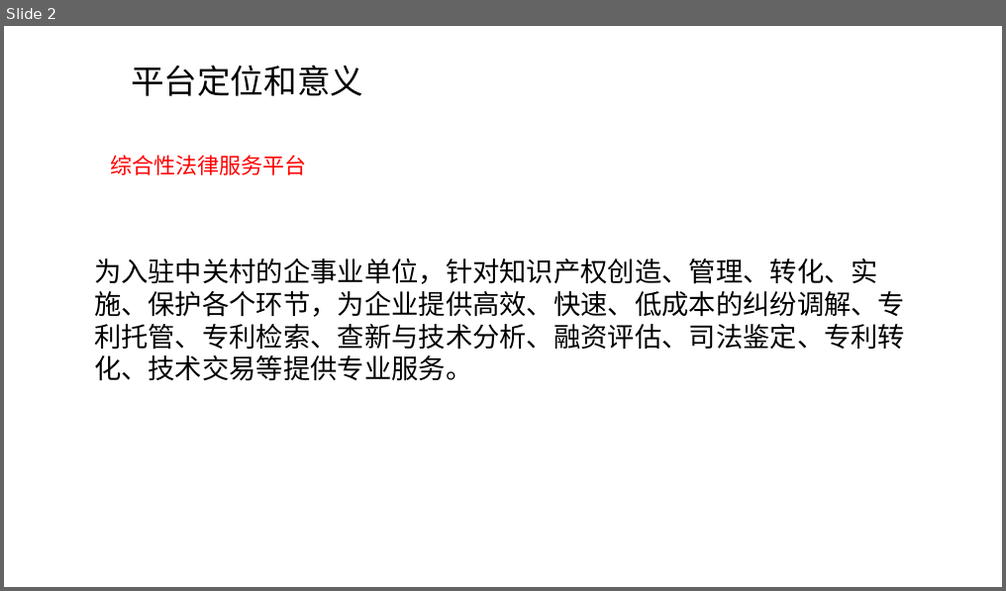
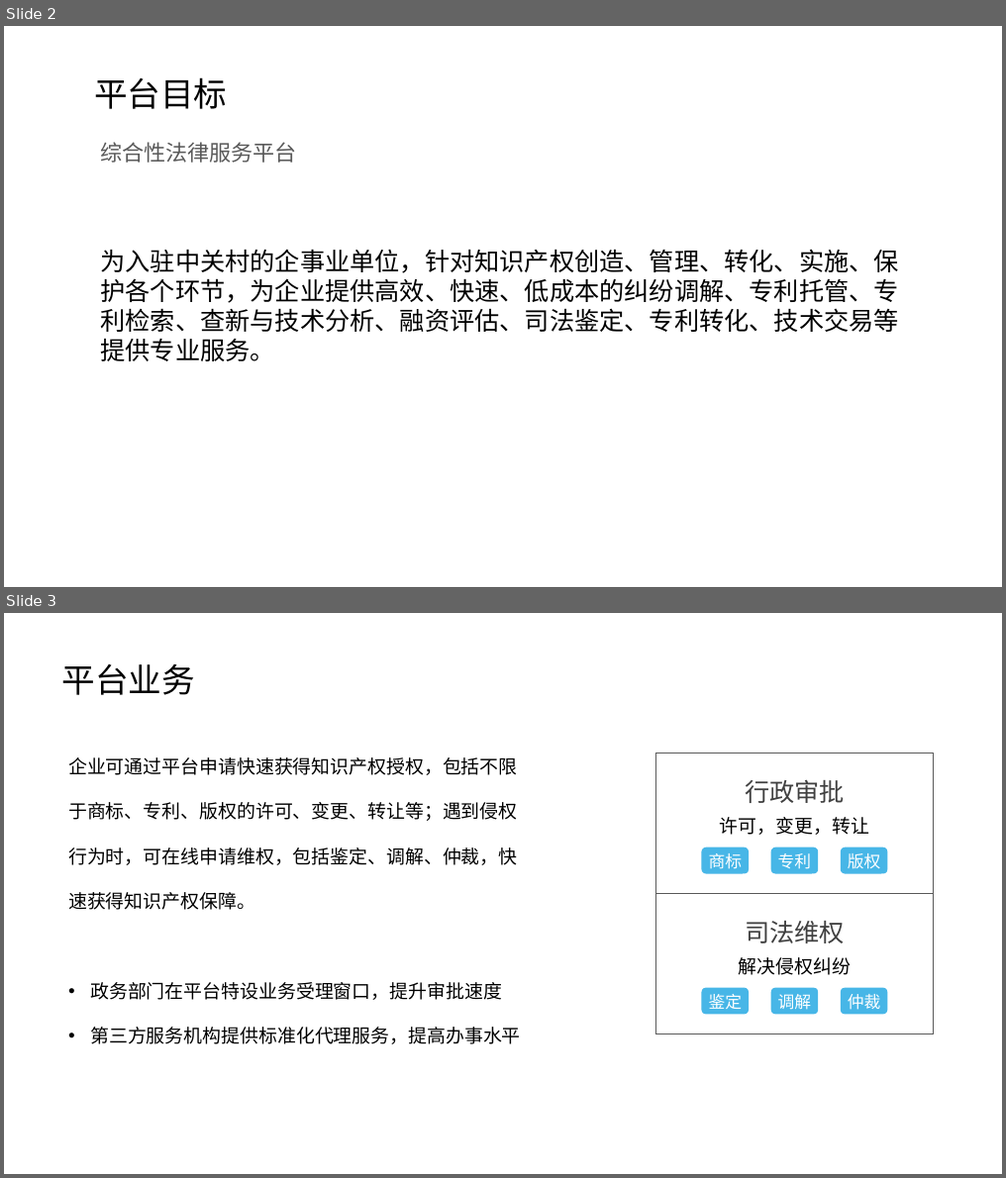
Before and after one commit to petite-chen/data, a slide deck: 资料/1.海知平台介绍.ppt. Shown one above the other, each under a label of ours: slide 2 before the commit, slides 2 and 3 after it. The pictures are 1006x591 and 1006x1178 pixels, drawn with LibreOffice and Linux fonts; fonts in the diff are those of the drawing. Boxes give left, top, right and bottom in pixels: in the first picture for what was removed or moved away, otherwise in the second. Text is boxed around its words. In the diff, an @@ line names an element or a change of style, - is before the commit and + after.

```diff
--- a/资料/1.海知平台介绍.ppt
+++ b/资料/1.海知平台介绍.ppt
@@ slide 3 added at (x1=4, y1=613, x2=1002, y2=1174), background #FFFFFF @@
@@ text added at (x1=62, y1=664, x2=195, y2=695), 32 pt, text #000000 @@
+平台业务
@@ text added at (x1=68, y1=758, x2=521, y2=1045), 18 pt, text #000000 @@
+企业可通过平台申请快速获得知识产权授权，包括不限于商标、专利、版权的许可、变更、转让等；遇到侵权行为时，可在线申请维权，包括鉴定、调解、仲裁，快速获得知识产权保障。
+• 政务部门在平台特设业务受理窗口，提升审批速度
+• 第三方服务机构提供标准化代理服务，提高办事水平
@@ group added at (x1=655, y1=753, x2=933, y2=893): 3 rounded rectangles, 2 texts, 1 rectangle @@
+行政审批
+许可，变更，转让
+版权
+商标
+专利
@@ group added at (x1=655, y1=893, x2=933, y2=1034): 3 rounded rectangles, 2 texts, 1 rectangle @@
+司法维权
+解决侵权纠纷
+仲裁
+鉴定
+调解
@@ slide 2 changed as well @@
@@ text at (x1=94, y1=77, x2=227, y2=109): text changed @@
-平台定位和意义
+平台目标
@@ text "综合性法律服务平台" moved from (x1=111, y1=155, x2=307, y2=175) to (x1=101, y1=142, x2=297, y2=163) @@
@@ text "综合性法律服务平台" at (x1=101, y1=142, x2=297, y2=163): text colour #FF0000 to #595959 @@
@@ text "为入驻中关村的企事业单位，针对知识产权创造、管理、转化、实施、保护各个环节，为企业提供高效、快速、低成本的纠纷调解、专利 ..." moved from (x1=94, y1=259, x2=905, y2=381) to (x1=101, y1=249, x2=899, y2=362) @@
@@ text "为入驻中关村的企事业单位，针对知识产权创造、管理、转化、实施、保护各个环节，为企业提供高效、快速、低成本的纠纷调解、专利 ..." at (x1=101, y1=249, x2=899, y2=362): size 26 to 24 pt, font Arial to Noto Sans CJK SC @@
```
Also in this commit, not shown: 1 other slide changed, 8 other slides added, 5 slides removed, 4 other files.
